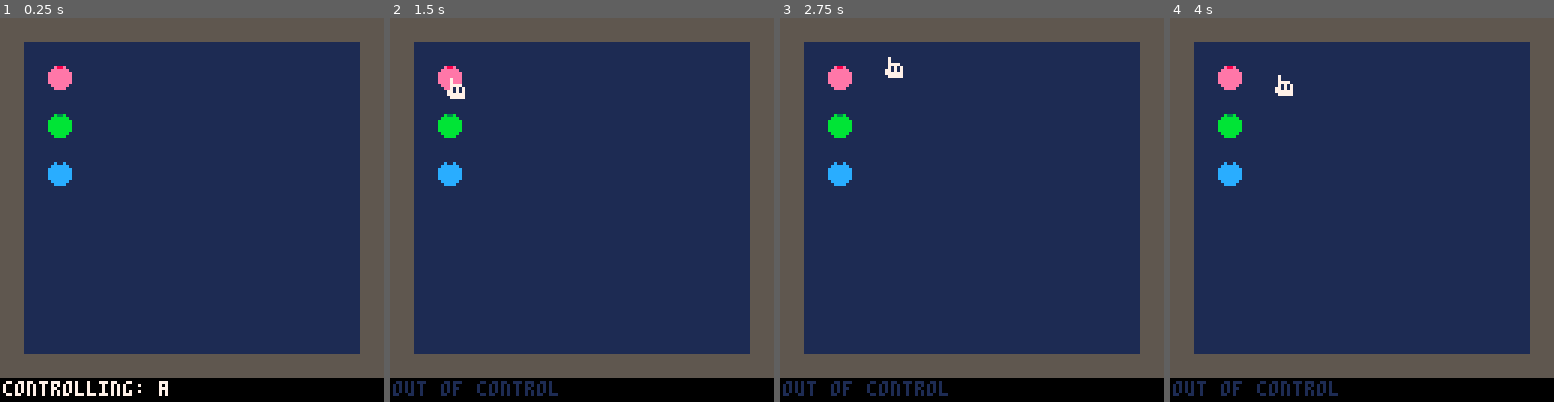
Above: before the commit, frames 1-4 (left to right).
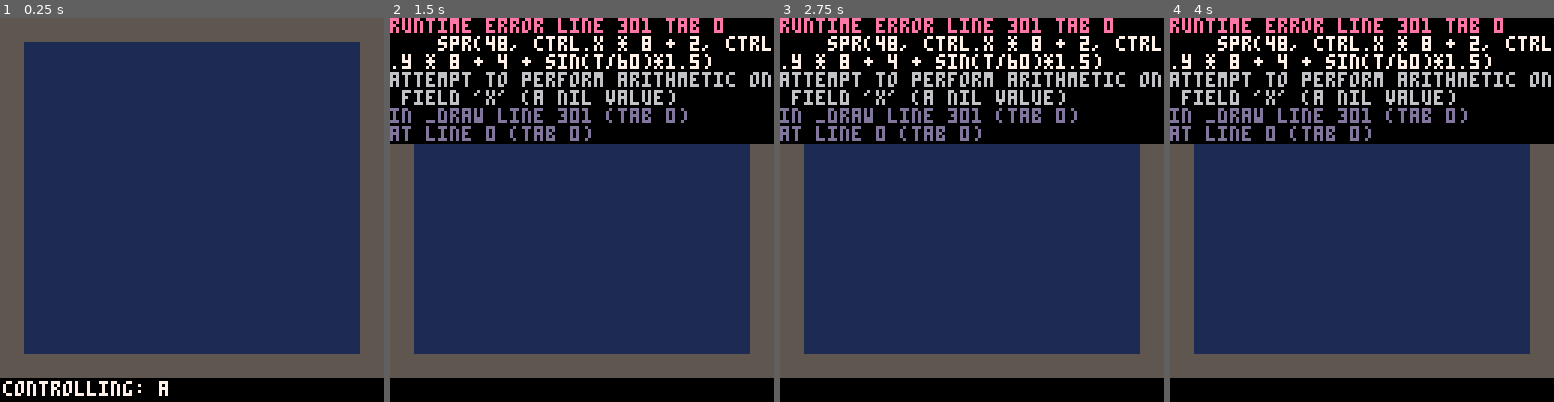
Above: after the commit, the same moments.

Repository: ethanmuller/gmtk-2020-jam
Game: PICO-8 cartridge ooc.p8
Two runs of this game, one before a commit and one after it. Both use one fixed random seed, a clock stepped at 60 frames per second and the inputs below.
Inputs:
- Up to frame 1 (0.25 s): no input
- Up to frame 2 (1.5 s): tap O (Z key) at 0.7 s
- Up to frame 3 (2.75 s): hold Right 1.6-2.1 s; tap O (Z key) at 1.7, 2.1, 2.5 s; hold Up 2.15-2.42 s; hold Right from 2.47 s (still down)
- Up to frame 4 (4 s): tap O (Z key) at 2.9, 3.3, 3.7 s; release Right at 3.03 s; hold Left 3.08-3.58 s; hold Down 3.63-3.97 s

The runs differ from the first frame. In frame 1, 0.9% of the frame differs, in the area x 12-19%, y 12-44%; in frame 2, 34%, in the area x 0-100%, y 0-99%; in frame 3, 34%; in frame 4, 34%.
Error after the commit: runtime error line 301 tab 0; spr(48, ctrl.x * 8 + 2, ctrl.y * 8 + 4 + sin(t/60)*1.5); attempt to perform arithmetic on field 'x' (a nil value)

Commit message:
Update ooc.p8

Diff:
--- a/ooc.p8
+++ b/ooc.p8
@@ -10,6 +10,7 @@
 
 -- todo: dynamically populate this table with each actor in a scene, clear it when leaving scenes
 actors = {}
+box = 5
 
 -- player
 -- todo: change from p1 to table full of actors
@@ -42,12 +43,37 @@
 add(actors, b)
 add(actors, c)
 
+levels = {}
+
+levels[1] = {x=0,y=0,soffx=0,soffy=0,widx=16,widy=16}
+
 -- time
 t = 0
 
 -- game state
 gs = {}
-gs.map = 0
+gs.map = {}
+
+--player spawn
+gs.map.actors = {}
+gs.map.actors.x = 0
+gs.map.actors.y = 0
+
+--list of boxes in the level
+gs.map.boxes = {}
+gs.map.boxes_init = {} --for reset
+
+--x/y on the map
+gs.map.x = 0
+gs.map.y = 0
+
+--offset value to center the map
+gs.map.soffx = 0
+gs.map.soffy = 0
+
+--level map width
+gs.map.widx = 0
+gs.map.widy = 0
 
 -- game mode
 -- 0: title
@@ -81,6 +107,65 @@
 -- map sprite flag
 f = 0
 
+function level_loader(lvl)
+  local x,y,curr_tile,box_sprite,map_x,map_y
+	local box_count = 1
+    --reset the crate/target arrays
+	gs.map.crates={}
+	gs.map.crates_init={}
+	gs.map.targets={}
+	gs.map.x = levels[lvl].x
+	gs.map.y = levels[lvl].y
+	gs.map.soffx = levels[lvl].soffx
+	gs.map.soffy = levels[lvl].soffy
+	gs.map.widx = levels[lvl].widx
+	gs.map.widy = levels[lvl].widy
+    --map scan
+    for x=gs.map.x*8+gs.map.soffx,((gs.map.x*8)+gs.map.widx*8)+gs.map.soffx,8 do
+		  for y=gs.map.y*8+gs.map.soffy,((gs.map.y*8)+gs.map.widy*8)+gs.map.soffy,8 do
+        local sx, sy
+        sx = x-(gs.map.x*8)
+			  sy = y-(gs.map.y*8)
+			  curr_tile=get_map_pos(sx,sy)
+			  curr_tile_flag=fget(curr_tile)
+			  map_x=to_map_val(x,"x")
+			  map_y=to_map_val(y,"y")
+        --spawn
+        if(curr_tile_flag==8)then
+          gs.map.actors.x = sx
+          gs.map.actors.y = sy
+        end
+      end
+    end
+  --set player pos to spawn pos
+  actors.x = gs.map.actors.x
+  actors.y = gs.map.actors.y
+end
+
+function draw_crates(o)
+	local m_x=to_map_val(o.x,"x")
+	local m_y=to_map_val(o.y,"y")
+	local cell=get_map_pos(o.x,o.y)
+	mset(m_x,m_y,o.org_spr)
+	--draw a rect on crate if on target
+	if(fget(o.last_tile)==127)then
+		rect(o.x-(gs.map.x*8),o.y-(gs.map.y*8),(o.x+7)-(gs.map.x*8),(o.y+7)-(gs.map.y*8),crt_col)
+	end
+end
+
+--get map position
+function get_map_pos(x,y)
+	return mget(flr((x-gs.map.soffx)/8)+gs.map.x,flr((y-gs.map.soffy)/8)+gs.map.y)
+end
+
+function to_map_val(val,axis)
+	if(axis=="x")then
+		return flr((val-gs.map.soffx)/8)
+	elseif(axis=="y")then
+		return flr((val-gs.map.soffy)/8)
+	end
+end
+
 function actor_i_at_point(x,y)
   for i,a in ipairs(actors) do
     if a.x == x and a.y == y then
@@ -198,17 +283,21 @@
 end
 
 function _init()
-  load_map(0)
+  --load_map(0)
+  level_loader(1)
   set_ctrl(1)
 end
 
 function _draw()
   cls()
-  map(0, 0, 0, 0, 16, 16)
+  map(gs.map.x, gs.map.y, gs.map.soffx, gs.map.soffy, gs.map.widx, gs.map.widy)
+
+  foreach(gs.map.boxes,draw_boxes)
+
   -- spr(p1.s, p1.x * 8, p1.y * 8)
 
-  for i,a in ipairs(actors) do
-    spr(a.s, a.x * 8, a.y * 8)
+  for i,a in ipairs(gs.map.actors) do
+    spr(a.s, gs.map.actors.x * 8, gs.map.actors.y* 8)
   end
 
   if ctrl.out then
